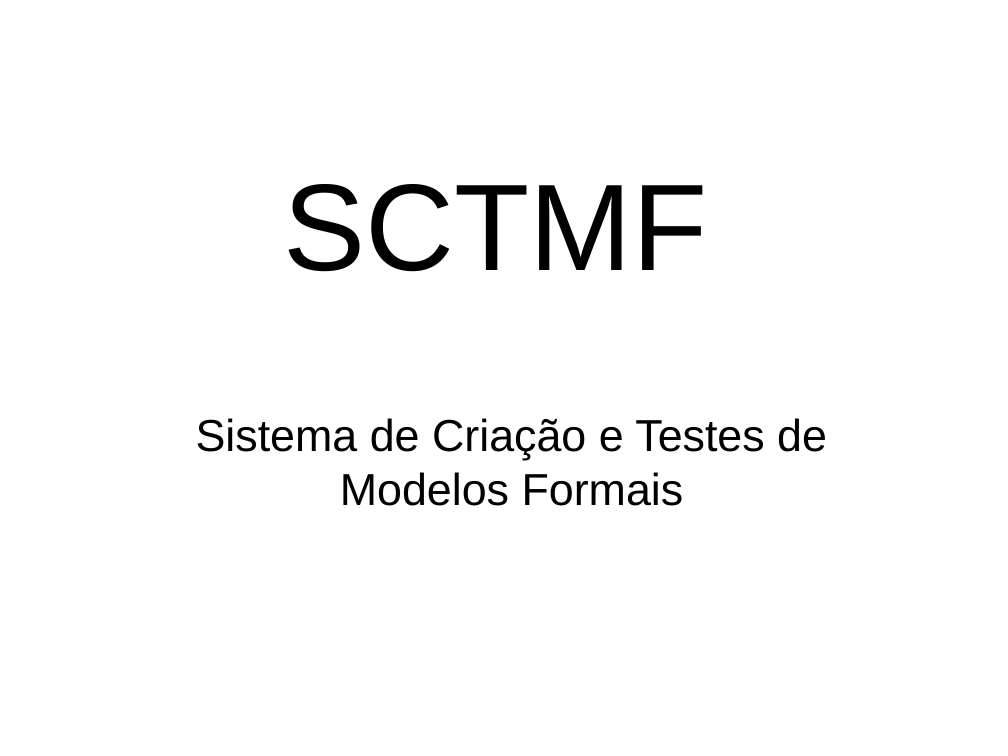
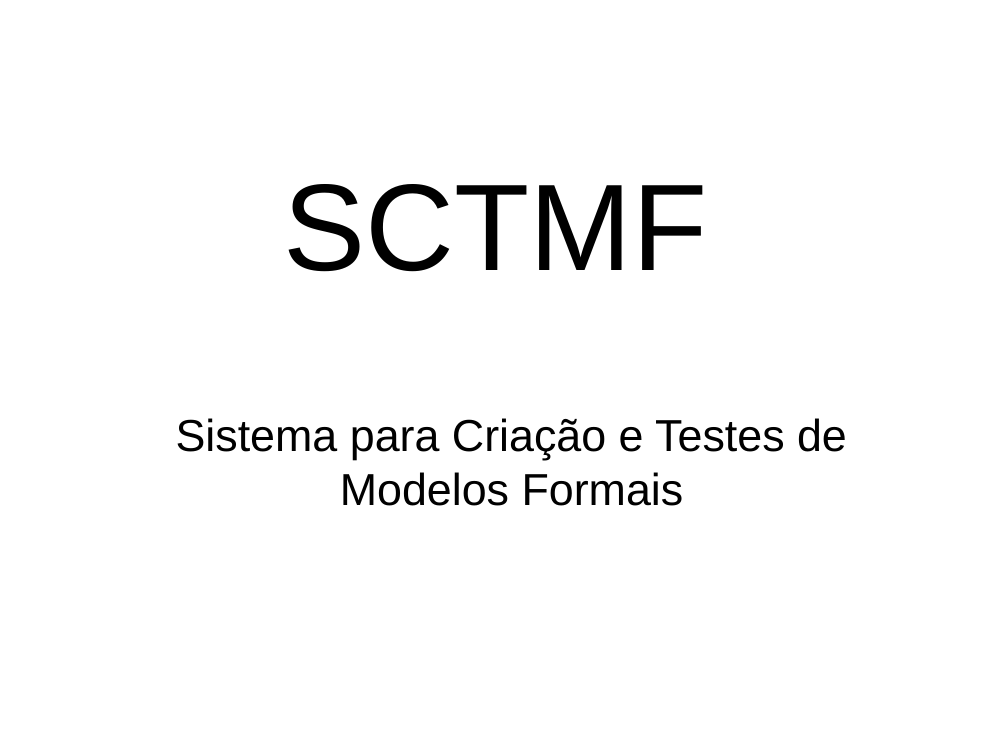
Before and after one commit to eduardoabreubg/sctmf, a slide deck: slide 1 of trunk/sctmf/documentation/Apresentação.ppt. Drawn at 1008x756 pixels with LibreOffice and Linux fonts; fonts in the diff are those of the drawing. Boxes give left, top, right and bottom in pixels: in the first picture for what was removed or moved away, otherwise in the second. Text is boxed around its words. In the diff, an @@ line names an element or a change of style, - is before the commit and + after.

```diff
--- a/trunk/sctmf/documentation/Apresentação.ppt
+++ b/trunk/sctmf/documentation/Apresentação.ppt
@@ subtitle at <box>176,418,847,506</box>: text changed @@
-Sistema de Criação e Testes de Modelos Formais
+Sistema para Criação e Testes de Modelos Formais
```
